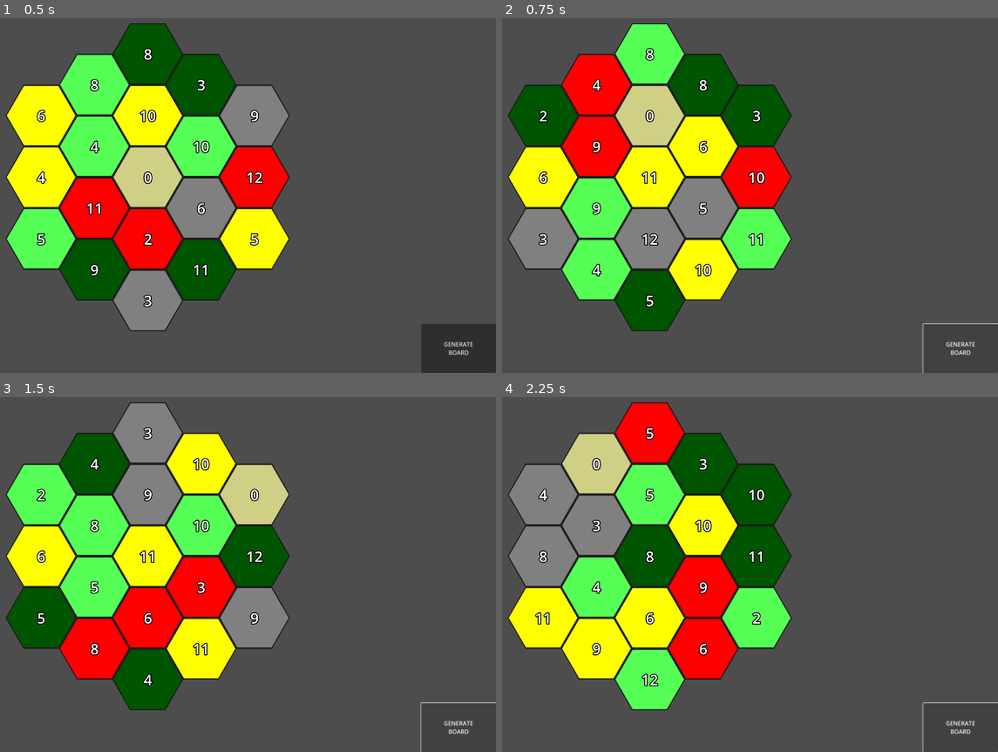
Above: before the commit, frames 1-4 (two rows, left to right).
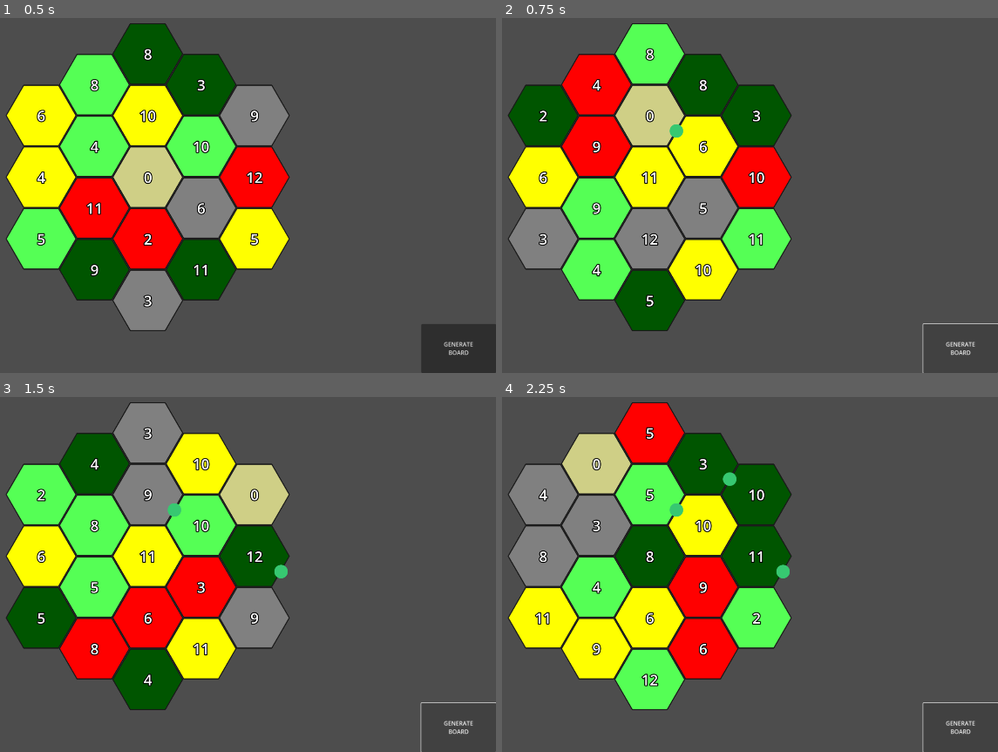
Above: after the commit, the same moments.

Repository: pan-kuleczka/catan-godot
Game: Godot game, scene res://main.tscn
Same seed, same stepped clock (60 frames per second), same inputs: the game is played once before the commit and once after it.
Inputs:
- Up to frame 1 (0.5 s): no input
- Up to frame 2 (0.75 s): click "GENERATE BOARD" at 0.5 s
- Up to frame 3 (1.5 s): click "GENERATE BOARD" at 1.25 s
- Up to frame 4 (2.25 s): click "GENERATE BOARD" at 2 s

Frame 1 is identical in both runs. In frame 2, less than 0.1% of the frame differs, in the area x 33-37%, y 29-34%; in frame 3, 0.2%; in frame 4, 0.3%, in the area x 33-58%, y 21-52%.

Commit message:
Added building drawing

Diff:
--- /dev/null
+++ b/assets/buildings/circle.svg
@@ -0,0 +1,23 @@
+<?xml version="1.0" encoding="UTF-8" standalone="no"?>
+<!-- Created with Inkscape (http://www.inkscape.org/) -->
+
+<svg
+   width="10mm"
+   height="10mm"
+   viewBox="0 0 210 297"
+   version="1.1"
+   id="svg1"
+   xmlns="http://www.w3.org/2000/svg"
+   xmlns:svg="http://www.w3.org/2000/svg">
+  <defs
+     id="defs1" />
+  <g
+     id="layer1">
+    <circle
+       style="fill:#37c871;fill-opacity:1;stroke-width:0.804381"
+       id="path6"
+       cx="104.88731"
+       cy="148.86166"
+       r="146.6373" />
+  </g>
+</svg>
--- a/board/buildings/building.gd
+++ b/board/buildings/building.gd
@@ -13,8 +13,9 @@
 func _init(_player_color : int) -> void:
 	player_color = _player_color
 
-static func get_texture():
-	push_error("The function get_texture() has not been overriden in a subclass of Building")
+static func get_node() -> Node2D:
+	push_error("The function get_node() has not been overriden in a subclass of Building")
+	return Node.new()
 
 static func get_cost() -> Dictionary:
 	push_error("The function get_cost() has not been overriden in a subclass of Building")
--- a/board/buildings/settlement.gd
+++ b/board/buildings/settlement.gd
@@ -14,3 +14,9 @@
 
 static func get_tile_triggered_resources_received_multiplier() -> int:
 	return 1
+
+static func get_node() -> Node2D:
+	var texture : CompressedTexture2D = load("res://assets/buildings/circle.svg")
+	var sprite : Sprite2D = Sprite2D.new()
+	sprite.texture = texture
+	return sprite
--- a/board/edge_position.gd
+++ b/board/edge_position.gd
@@ -1,5 +1,5 @@
 class_name EdgePosition
-extends Resource
+extends BoardPosition
 
 # I will use the following assumptions:
 # 1.	An 'edge position' is an edge of the game board
@@ -27,6 +27,9 @@
 	if other.get_class() != self.get_class():
 		return false
 	return [tile_position, direction] == [other.tile_position, other.direction]
+
+func _to_string() -> String:
+	return "[" + tile_position._to_string() + ", " + str(direction) + "]"
 
 func get_neighbor_tiles() -> Array[TilePosition]:
 	match direction:
--- a/board/game_board.gd
+++ /dev/null
@@ -1,36 +0,0 @@
-extends Control
-
-var map_scheme : MapScheme = MapScheme.MAP_SCHEMES["STANDARD_FOR_4"]
-var map : GameMap
-
-func _ready() -> void:
-	map = GameMap.new(map_scheme)
-	generate_board()
-	draw_board()
-
-func _process(_delta : float) -> void:
-	pass
-
-func generate_board() -> void:
-	map.generate_map(map_scheme)
-
-func draw_board() -> void:
-	$"Center/BoardLayer".clear()
-	$"Center/BoardNumbers".clear()
-	for tile_position : TilePosition in map.get_existing_tile_positions():
-		$"Center/BoardLayer".set_cell(
-			tile_position.to_vec2i(),
-			map.get_tile_type(tile_position),
-			Vector2i(0, 0)
-
-		)
-		$Center/BoardNumbers.set_cell(
-			tile_position.to_vec2i(),
-			0,
-			Vector2i(0, 0),
-			map.get_tile_number(tile_position)
-		)
-
-func _on_generate_board_button_pressed() -> void:
-	generate_board()
-	draw_board()
--- a/board/game_map.gd
+++ b/board/game_map.gd
@@ -8,6 +8,7 @@
 
 func _init(_map_scheme : MapScheme) -> void:
 	tiles = generate_map(_map_scheme)
+	building_positions = UnorderedMap.new()
 	robber_position = null
 	pirate_position = null
 
--- /dev/null
+++ b/board/new_script.gd
@@ -0,0 +1,2 @@
+class_name BoardPosition
+extends Resource
--- /dev/null
+++ b/board/scenes/game_board.gd
@@ -0,0 +1,100 @@
+extends Control
+
+var map_scheme : MapScheme = MapScheme.MAP_SCHEMES["STANDARD_FOR_4"]
+var map : GameMap
+
+@onready var Center : Control = $"Center"
+@onready var BoardLayer : TileMapLayer = $"Center/BoardLayer"
+@onready var BoardNumbers : TileMapLayer = $"Center/BoardNumbers"
+@onready var Buildings : Control = $"Center/BoardLayer/Buildings"
+
+func _ready() -> void:
+	map = GameMap.new(map_scheme)
+	generate_board()
+	draw_board()
+
+func _process(_delta : float) -> void:
+	pass
+
+func generate_board() -> void:
+	map.generate_map(map_scheme)
+
+func get_tile_size() -> Vector2:
+	return BoardLayer.tile_set.tile_size
+
+func get_center_position() -> Vector2:
+	return Center.position
+
+func tile_position_to_screen_position(tile_position : TilePosition) -> Vector2:
+	return BoardLayer.map_to_local(tile_position.to_vec2i())
+
+func tile_position_to_offset(tile_position : TilePosition) -> Vector2:
+	return tile_position_to_screen_position(tile_position) - tile_position_to_screen_position(TilePosition.new(0, 0))
+
+func vertex_position_to_screen_position(vertex_position : VertexPosition) -> Vector2:
+	var tile_position : Vector2 = tile_position_to_screen_position(vertex_position.tile_position)
+	match vertex_position.direction:
+		VertexPosition.VertexDir.LEFT:
+			return tile_position + tile_position_to_offset(TilePosition.new(-1, -1)) / 3
+		VertexPosition.VertexDir.RIGHT:
+			return tile_position - tile_position_to_offset(TilePosition.new(-1, -1)) / 3
+	return tile_position
+
+func edge_position_to_screen_position(edge_position : EdgePosition) -> Vector2:
+	var tile_position : Vector2 = tile_position_to_screen_position(edge_position.tile_position)
+	match edge_position.direction:
+		EdgePosition.EdgeDir.TOP_LEFT:
+			return tile_position + tile_position_to_offset(TilePosition.new(0, -1)) / 2
+		EdgePosition.EdgeDir.TOP:
+			return tile_position + tile_position_to_offset(TilePosition.new(1, -1)) / 2
+		EdgePosition.EdgeDir.TOP_RIGHT:
+			return tile_position + tile_position_to_offset(TilePosition.new(1, 0)) / 2
+	return tile_position
+
+func _draw_tiles() -> void:
+	BoardLayer.clear()
+	BoardNumbers.clear()
+	for tile_position : TilePosition in map.get_existing_tile_positions():
+		BoardLayer.set_cell(
+			tile_position.to_vec2i(),
+			map.get_tile_type(tile_position),
+			Vector2i(0, 0)
+
+		)
+		BoardNumbers.set_cell(
+			tile_position.to_vec2i(),
+			0,
+			Vector2i(0, 0),
+			map.get_tile_number(tile_position)
+		)
+
+func _draw_buildings() -> void:
+	# Remove all buildings from the scene
+	for child : Node in Buildings.get_children():
+		child.queue_free()
+		Buildings.remove_child(child)
+
+	# Add all buildings to the scene
+	for position : BoardPosition in map.building_positions.keys():
+		var building : Building = map.building_positions.get_value(position)
+		var screen_position : Vector2 = Vector2(0, 0)
+		if position is TilePosition:
+			screen_position = tile_position_to_screen_position(position)
+		elif position is VertexPosition:
+			screen_position = vertex_position_to_screen_position(position)
+		elif position is EdgePosition:
+			screen_position = edge_position_to_screen_position(position)
+
+		# Create a new Node for the building
+		var building_node : Node2D = building.get_node()
+		building_node.position = screen_position
+		Buildings.add_child(building_node)
+
+func draw_board() -> void:
+	_draw_tiles()
+	_draw_buildings()
+
+func _on_generate_board_button_pressed() -> void:
+	map.building_positions.set_value(EdgePosition.new(TilePosition.new(randi() % 3, randi() % 3), EdgePosition.EdgeDir.TOP_LEFT), Settlement.new(0))
+	generate_board()
+	draw_board()
--- a/board/game_board.tscn
+++ b/board/scenes/game_board.tscn
@@ -1,7 +1,7 @@
 [gd_scene load_steps=4 format=4 uid="uid://b2xco2tpsue3"]
 
 [ext_resource type="TileSet" uid="uid://6p61q7ei87p5" path="res://board/board_tile_set.tres" id="1_5o8c3"]
-[ext_resource type="Script" path="res://board/game_board.gd" id="1_ae2mq"]
+[ext_resource type="Script" path="res://board/scenes/game_board.gd" id="1_ae2mq"]
 [ext_resource type="TileSet" uid="uid://cgxiyq141lyol" path="res://board/board_number_tileset.tres" id="3_x45df"]
 
 [node name="GameBoard" type="Control"]
@@ -28,6 +28,17 @@
 tile_map_data = PackedByteArray("AAAAAP7/AAAAAAAAAAD/////AAAAAAAAAAD+/wAAAAAAAAAAAAD+/wEAAAAAAAAAAAD+/wIAAAAAAAAAAAD//w …(224 unchanged characters)…
 tile_set = ExtResource("1_5o8c3")
 
+[node name="Buildings" type="Control" parent="Center/BoardLayer"]
+layout_mode = 3
+anchors_preset = 8
+anchor_left = 0.5
+anchor_top = 0.5
+anchor_right = 0.5
+anchor_bottom = 0.5
+grow_horizontal = 2
+grow_vertical = 2
+mouse_filter = 2
+
 [node name="BoardNumbers" type="TileMapLayer" parent="Center"]
 position = Vector2(-98, -85)
 tile_map_data = PackedByteArray("AAAAAAAAAAAAAAAAAAAAAP//AAAAAAAAAAD//wAAAAAAAAAAAAD//wEAAAAAAAAAAAAAAAEAAAAAAAAAAAABAA …(224 unchanged characters)…
--- a/board/tile_position.gd
+++ b/board/tile_position.gd
@@ -1,5 +1,5 @@
 class_name TilePosition
-extends Resource
+extends BoardPosition
 
 # Basically a Vector2i upgrade
 enum TileNeighbor
@@ -24,6 +24,9 @@
 	if other.get_class() != self.get_class():
 		return false
 	return position == other.position
+
+func _to_string() -> String:
+	return str(position)
 
 static func from_vec2i(v : Vector2i) -> TilePosition:
 	return TilePosition.new(v.x, v.y)
--- a/board/vertex_position.gd
+++ b/board/vertex_position.gd
@@ -1,5 +1,5 @@
 class_name VertexPosition
-extends Resource
+extends BoardPosition
 
 # This is a very tricky class to implement. I will use the following assumptions:
 # 1.	A 'vertex position' is a vertex of the game board
@@ -26,6 +26,9 @@
 	if other.get_class() != self.get_class():
 		return false
 	return [tile_position, direction] == [other.tile_position, other.direction]
+
+func _to_string() -> String:
+	return "[" + tile_position._to_string() + ", " + str(direction) + "]"
 
 func get_neighbor_tiles() -> Array[TilePosition]:
 	match direction:
--- a/main.tscn
+++ b/main.tscn
@@ -1,6 +1,6 @@
 [gd_scene load_steps=2 format=3 uid="uid://cdww8yk8r10up"]
 
-[ext_resource type="PackedScene" uid="uid://b2xco2tpsue3" path="res://board/game_board.tscn" id="1_7u5hl"]
+[ext_resource type="PackedScene" uid="uid://b2xco2tpsue3" path="res://board/scenes/game_board.tscn" id="1_7u5hl"]
 
 [node name="Main" type="Control"]
 layout_mode = 3
Not shown, added: assets/buildings/circle.svg.import
